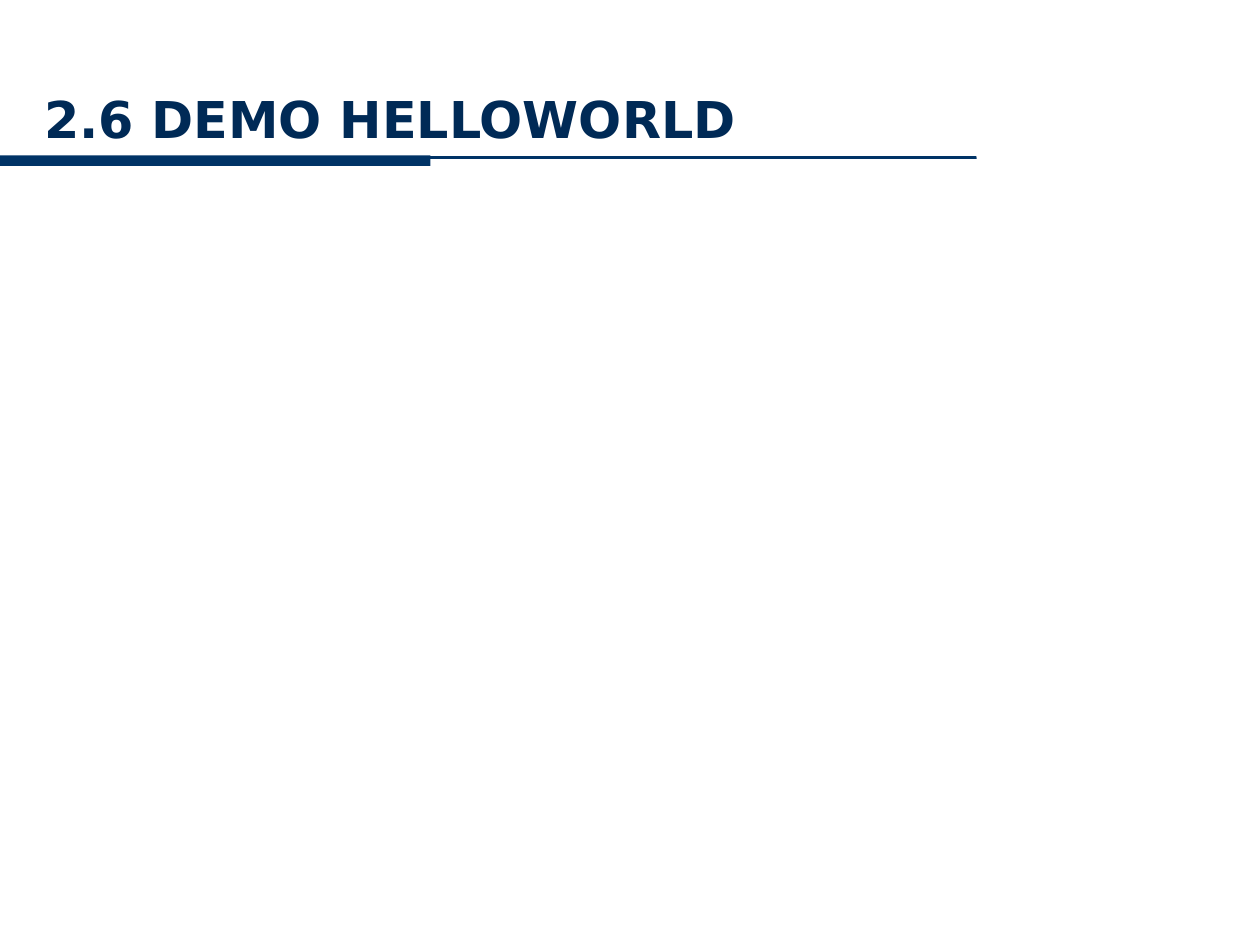
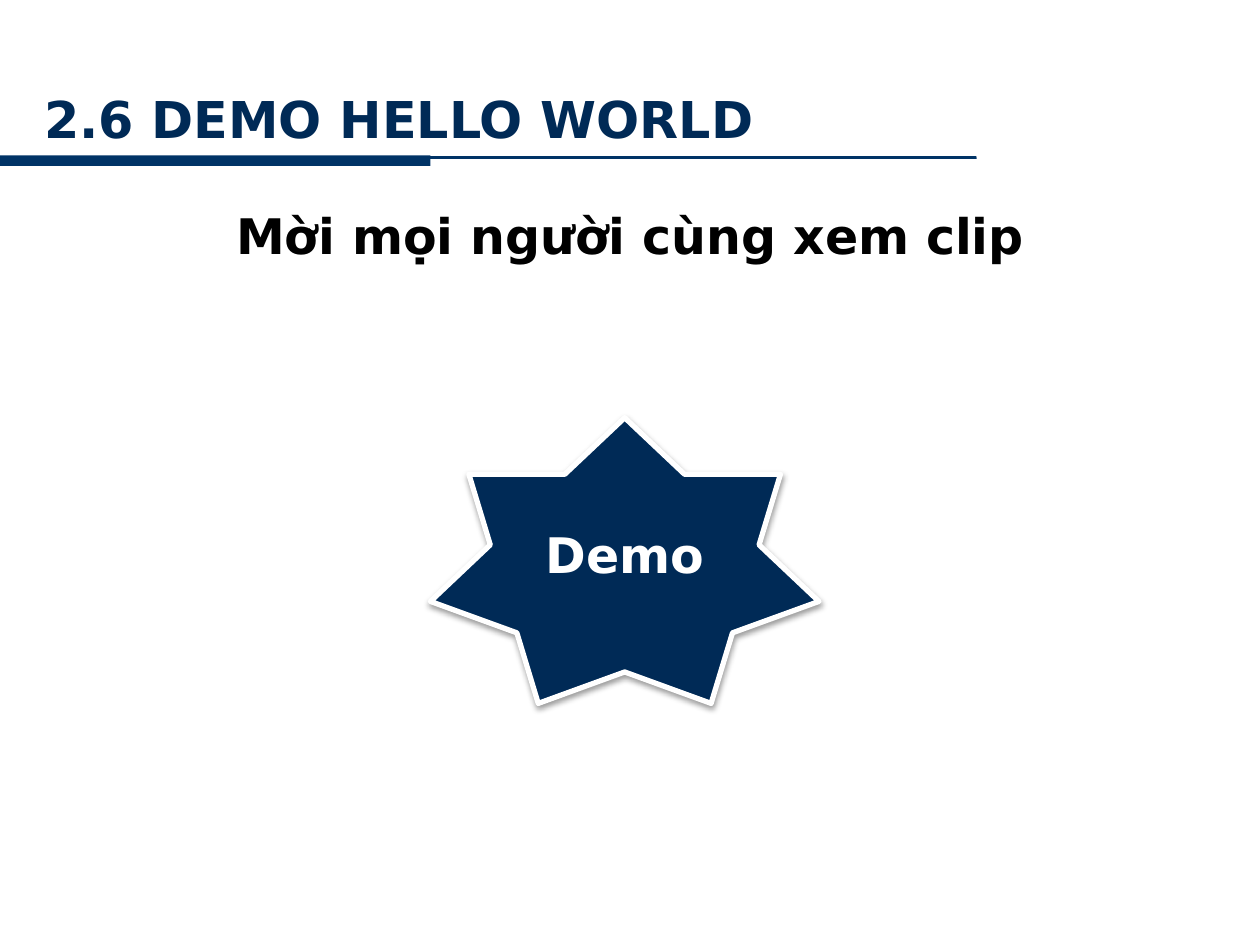
Before and after one commit to minhkhanh/UofS-Java, a slide deck: slide 20 of Seminar_JNI/Slide_00.pptx (slide 14 before the commit). Drawn at 1260x945 pixels with LibreOffice and Linux fonts; fonts in the diff are those of the drawing; background and template pictures are left out. Boxes give left, top, right and bottom in pixels: in the first picture for what was removed or moved away, otherwise in the second. Text is boxed around its words. In the diff, an @@ line names an element or a change of style, - is before the commit and + after.

```diff
--- a/Seminar_JNI/Slide_00.pptx
+++ b/Seminar_JNI/Slide_00.pptx
@@ title at <box>44,100,754,139</box>: spaces changed @@
-2.6 DEMO HELLOWORLD
+2.6 DEMO HELLO WORLD
@@ text added at <box>236,214,1024,265</box>, 28 pt, text #000000, bold @@
+Mời mọi người cùng xem clip
@@ star added at <box>431,418,819,704</box>, fill #002A56, outline #FFFFFF 3 pt, 28 pt, text #FFFFFF, bold @@
+Demo
```
Also in this commit, not shown: 9 other slides changed, 7 slides added.
